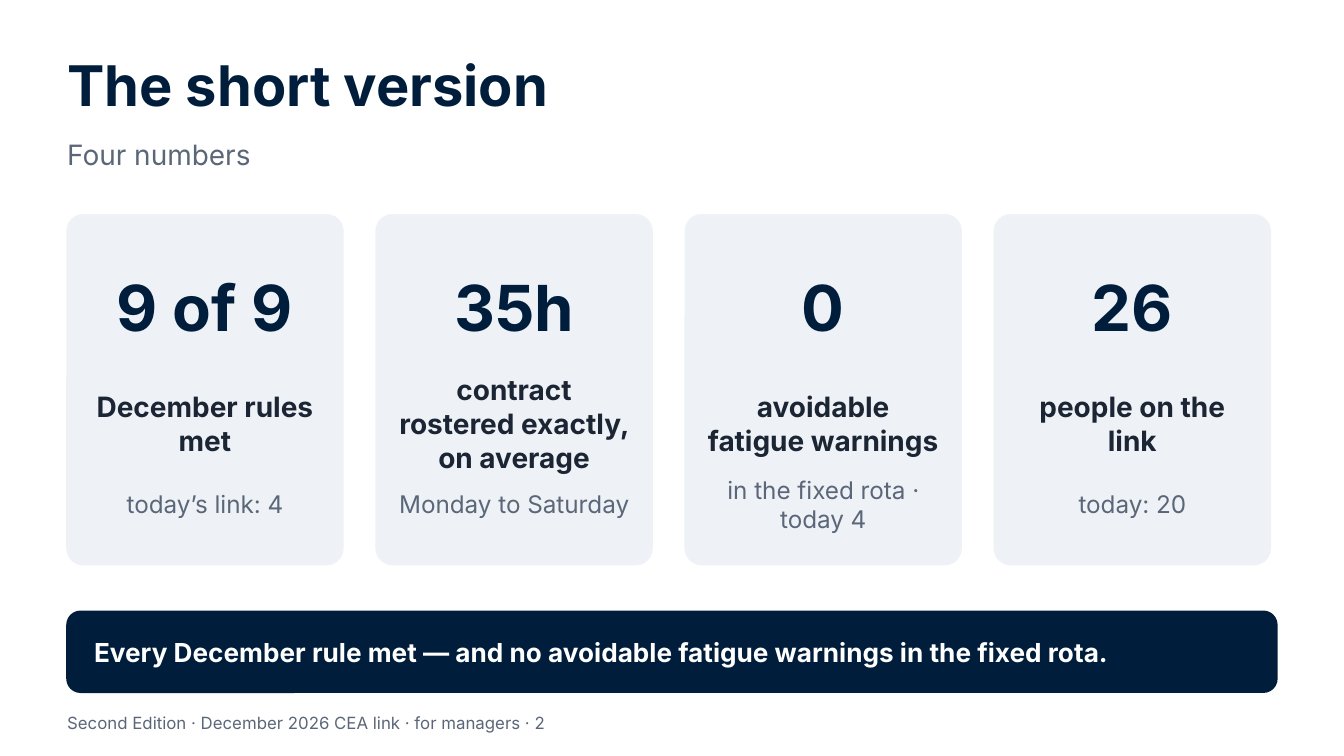
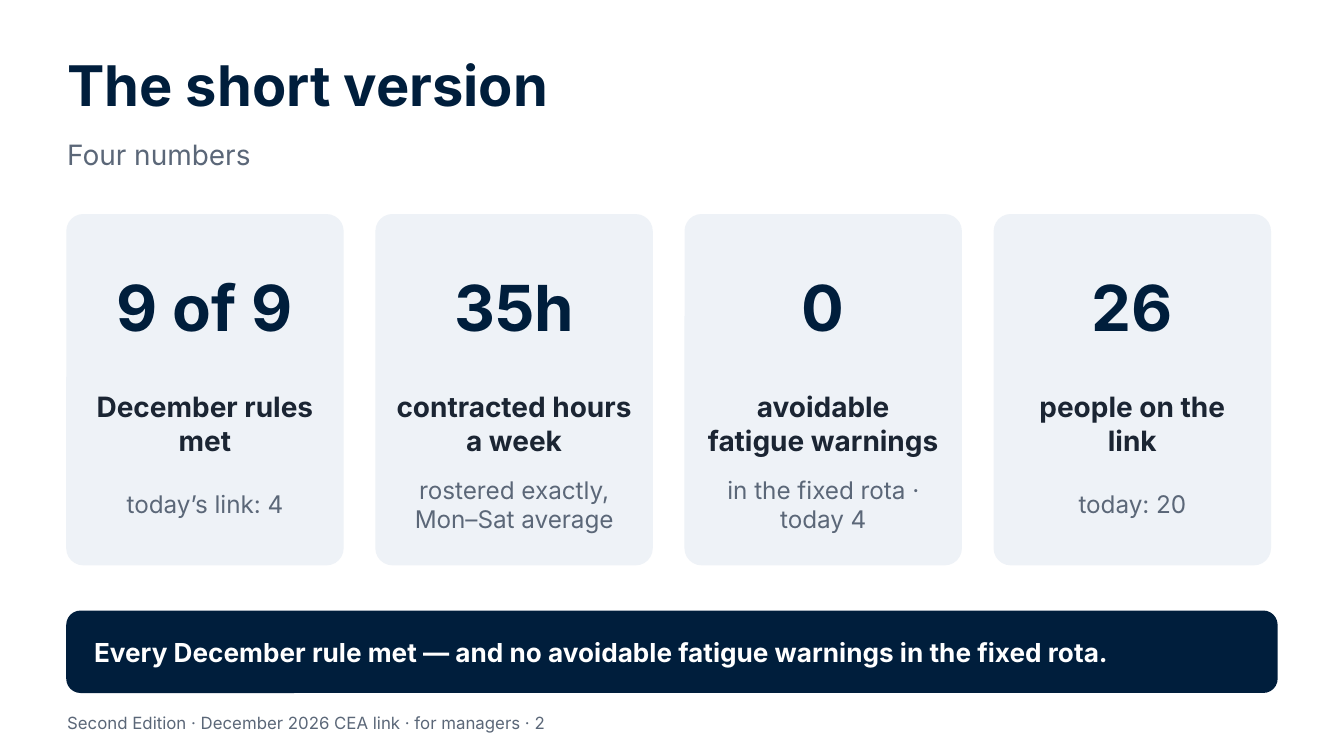
Before and after one commit to Garethdavidmiller/roster-app, a slide deck: slide 2 of docs/links-26/presentations/Second-Edition-for-managers.pptx. Drawn at 1344x756 pixels with LibreOffice and Linux fonts; fonts in the diff are those of the drawing. Boxes give left, top, right and bottom in pixels: in the first picture for what was removed or moved away, otherwise in the second. Text is boxed around its words. In the diff, an @@ line names an element or a change of style, - is before the commit and + after.

```diff
--- a/docs/links-26/presentations/Second-Edition-for-managers.pptx
+++ b/docs/links-26/presentations/Second-Edition-for-managers.pptx
@@ text at box(397, 396, 631, 452): text changed @@
-contract rostered exactly, on average
+contracted hours a week
@@ text at box(415, 481, 613, 533): text changed @@
-Monday to Saturday
+rostered exactly, Mon–Sat average
```
Also in this commit, not shown: 2 other slides changed, 23 other files.
